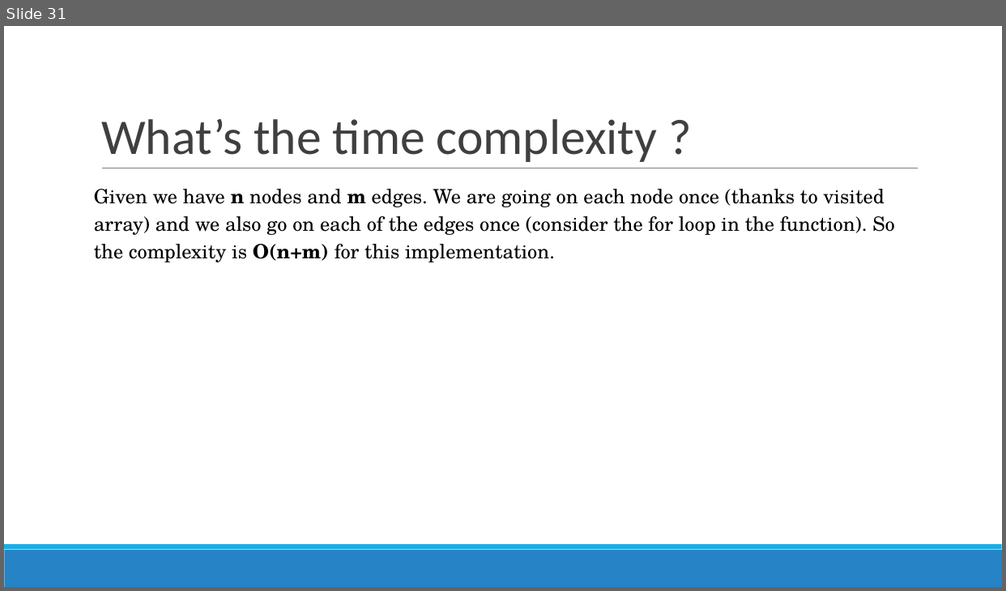
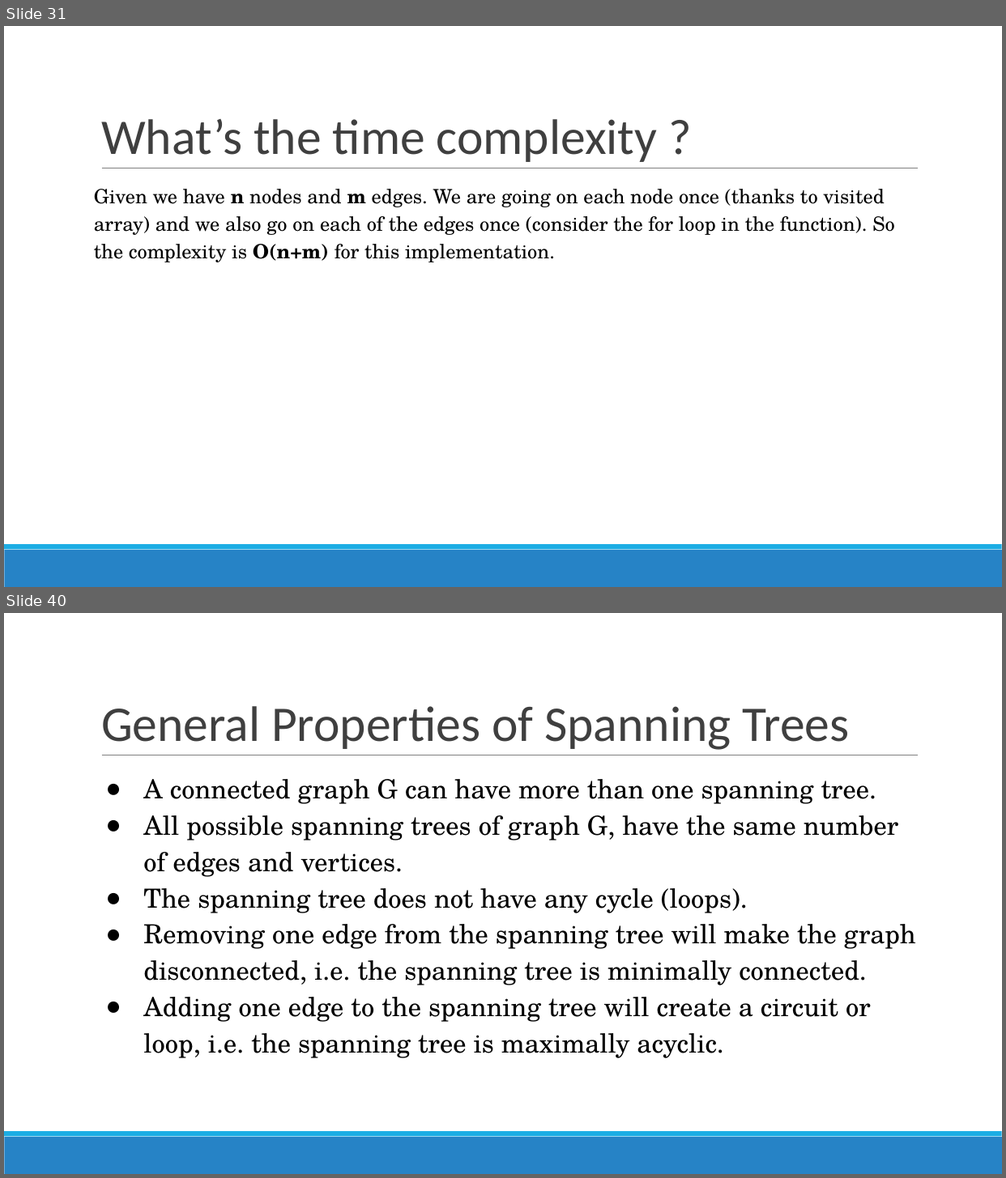
Before and after one commit to poojasabnani/DSA-for-Interviews-GirlScript-EOP, a slide deck: Day 12-13/Graphs.pptx. Shown one above the other, each under a label of ours: slide 31 before the commit, slides 31 and 40 after it; the slides between them are not shown. The pictures are 1006x591 and 1006x1178 pixels, drawn with LibreOffice and Linux fonts; fonts in the diff are those of the drawing. Boxes give left, top, right and bottom in pixels: in the first picture for what was removed or moved away, otherwise in the second. Text is boxed around its words. In the diff, an @@ line names an element or a change of style, - is before the commit and + after.

```diff
--- a/Day 12-13/Graphs.pptx
+++ b/Day 12-13/Graphs.pptx
@@ slide 40 added at bbox=[4, 613, 1002, 1174], background #FFFFFF; not listed: 3 template elements that a slide beside it also shows @@
@@ title added at bbox=[101, 706, 849, 750], 48 pt, text #3F3F3F @@
+General Properties of Spanning Trees
@@ text added at bbox=[143, 779, 916, 1059], 25.3 pt, text #000000 @@
+● A connected graph G can have more than one spanning tree.
+● All possible spanning trees of graph G, have the same number of edges and vertices.
+● The spanning tree does not have any cycle (loops).
+● Removing one edge from the spanning tree will make the graph disconnected, i.e. the spanning tree is minimally connected.
+● Adding one edge to the spanning tree will create a circuit or loop, i.e. the spanning tree is maximally acyclic.
```
Also in this commit, not shown: 14 other slides added, 1 slide removed, 4 other files.
